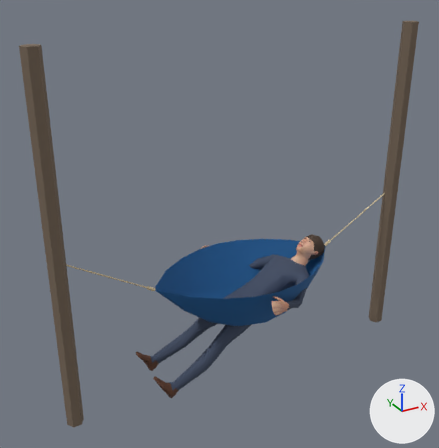
The glTF model priv/models/vong_luoi_cafe_person.far.glb, before and after one commit.
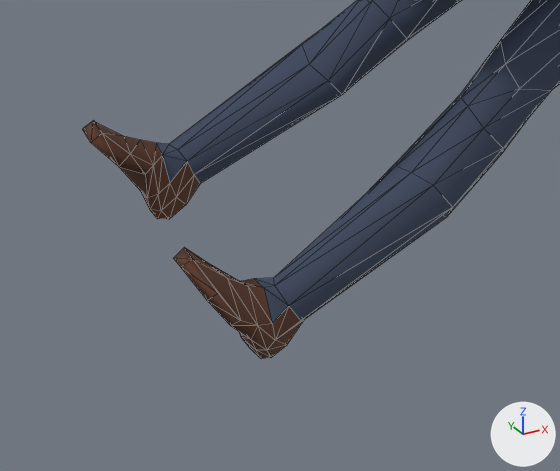
The first picture shows the older version from a 50 mm lens placed at (-2.15, -3.49, 3.04), pointed at (-0.18, 0.08, 1.25). The close-ups show the older and then the newer version on the part from 27% to 52% of the width and 73% to 94% of the height of that picture. Only the edits that show in the close-ups are written down. Lighting does not change. The marker at lower right points along +X, +Y and +Z. The close-ups show mesh edges as thin lines. Where no turn or scale is listed for an object, it has been applied to the vertices. Vertices at exactly the same position are counted once.

The scene before the commit, as lines of its bpy script (objects in view):
```python
mat_color_male_casualsuit01 = principled_material('color_male_casualsuit01')
mat_color_male_casualsuit01.base_color = (0.0497, 0.0685, 0.117)  # dark blue #3f4a60
mat_color_male_casualsuit01.roughness = 0.9
mat_color_shoes01 = principled_material('color_shoes01')
mat_color_shoes01.base_color = (0.122, 0.0482, 0.0252)  # brown #623e2c
mat_color_shoes01.roughness = 0.9
me_person_mesh = bpy.data.meshes.new('person_mesh')
me_person_mesh.from_pydata(...)  # 838 vertices, 1644 faces; spans x -0.09..1.5, y -0.55..0.55, z -0.04..0.89
# faces by material slot: [626, 138, 184, 172, 12, 512]
me_person_mesh.materials.append(mat_color_male_casualsuit01)  # dark blue #3f4a60
me_person_mesh.materials.append(mat_color_shoes01)  # brown #623e2c
me_person_mesh.materials.append(mat_color_short02)  # brown #4b3c31
me_person_mesh.materials.append(mat_eyes)  # picture img_image_0
me_person_mesh.materials.append(mat_hole)  # black #281618
me_person_mesh.materials.append(mat_skin)  # picture img_image_1
# before: 353 (0.04, -0.17, -0.03), 354 (0.02, -0.16, -0.01), 356 (0.03, -0.19, -0.04) at pixel (260, 358), 358 (-0.05, -0.14, 0.11), 360 (0.0, -0.22, 0.03) at pixel (250, 339)
# before: 361 (0.01, -0.21, 0.0) at pixel (256, 350), 363 (0.0, -0.16, 0.02)
# before: 383 (0.02, 0.16, -0.01) at pixel (161, 210), 384 (0.04, 0.17, -0.03) at pixel (169, 219), 387 (0.03, 0.19, -0.04), 389 (-0.05, 0.14, 0.11) at pixel (118, 166), 390 (0.01, 0.21, 0.0) at pixel (142, 192)
# before: 391 (0.0, 0.22, 0.03), 393 (0.0, 0.16, 0.02) at pixel (147, 198)
ob_person_mesh = bpy.data.objects.new('person_mesh', me_person_mesh)
ob_person_mesh.location = (-0.768, 0.0, 0.121)
```
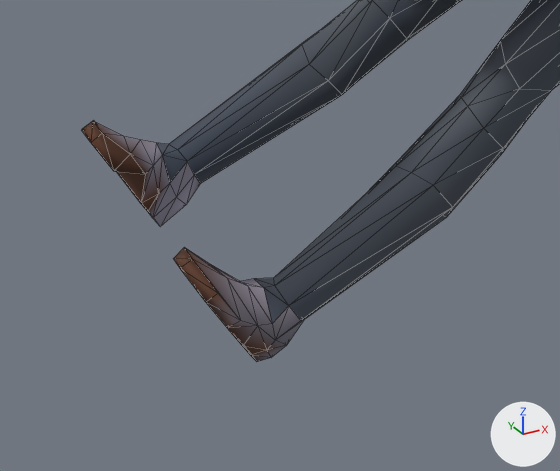
Pixel boxes (x1, y1, x2, y2) of what changed, in the close-ups (560 x 471 px; the box of a moved part takes in the faces that stretch with it):
'person_mesh', recoloured, reshaped
    before: (83, 0, 560, 359)
    after: (82, 0, 560, 362)
part 1 of me_person_mesh, moved or reshaped
    before: (231, 326, 271, 359)
    after: (228, 326, 271, 362)
part 2 of me_person_mesh, moved or reshaped
    before: (91, 133, 186, 219)
    after: (91, 133, 186, 227)

What changed in the scene script:
```text
Change mat_color_male_casualsuit01:
    where n0 = _N.new('ShaderNodeBsdfPrincipled'); n0.name = 'Principled BSDF'
    remove n0.inputs[0].default_value = (0.0497, 0.0685, 0.117, 1.0)  # 'Base Color', dark blue #3f4a60
    add n2 = _N.new('ShaderNodeVertexColor'); n2.name = 'Color Attribute'
    add _L.new(n2.outputs[0], n0.inputs[0])  # 'Color' to 'Base Color'
Change mat_color_shoes01:
    where n0 = _N.new('ShaderNodeBsdfPrincipled'); n0.name = 'Principled BSDF'
    remove n0.inputs[0].default_value = (0.122, 0.0482, 0.0252, 1.0)  # 'Base Color', brown #623e2c
    add n2 = _N.new('ShaderNodeVertexColor'); n2.name = 'Color Attribute'
    add _L.new(n2.outputs[0], n0.inputs[0])  # 'Color' to 'Base Color'
Change me_person_mesh:
    used by ob_person_mesh; location = (-0.768, 0.0, 0.121)
    verts and faces of me_person_mesh; kept vertices keep their numbers, new ones are numbered from 838
    remove me_person_mesh.from_pydata(...)  # 838 vertices, 1644 faces; spans x -0.09..1.5, y -0.55..0.55, z -0.04..0.89
    add me_person_mesh.from_pydata(...)  # 805 vertices, 1568 faces; spans x -0.09..1.5, y -0.55..0.55, z -0.04..0.9
    me_person_mesh part 1
    add for i in [354, 356, 363]: verts[i] += (-0.01, 0.0, 0.0)
    add for i in [358, 360, 361]: verts[i] += (-0.01, 0.0, -0.01)
    add verts[353] = (0.02, -0.17, -0.04)  # moved, pixel (250, 353)
    me_person_mesh part 2
    add for i in [383, 387, 393]: verts[i] += (-0.01, 0.0, 0.0)
    add for i in [389, 390, 391]: verts[i] += (-0.01, 0.0, -0.01)
    add verts[384] = (0.02, 0.17, -0.04)  # moved, pixel (160, 226)
    other edits to the shape of me_person_mesh do not show in these pictures
```
